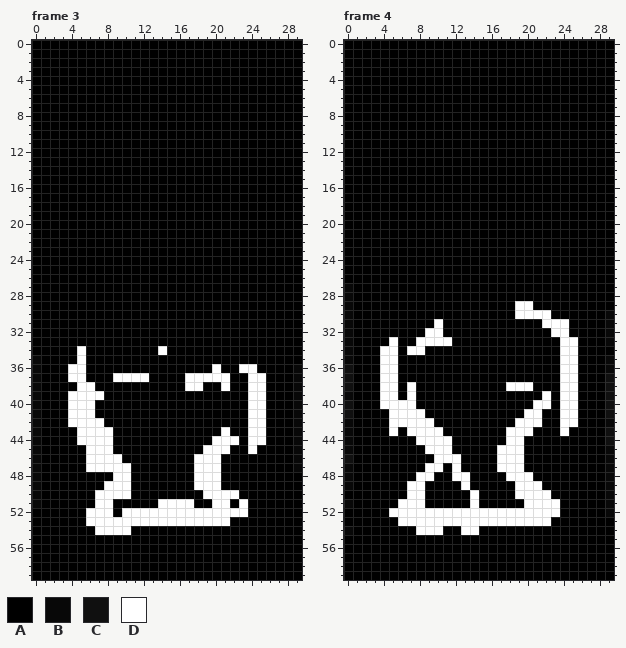
A animated GIF sprite gets an edit: images/processed/fire-sobel.gif. This is how it looked before the edit.
The file is 30x60 pixels, 33 frames. Colours within 5 levels of each other are drawn and written as one. Shown: frame 3, frame 4. The commit also changed other frames, which this record leaves out.
Palette (. is transparent): A #000000  B #080808  C #101010  D #ffffff
The same view after the edit:
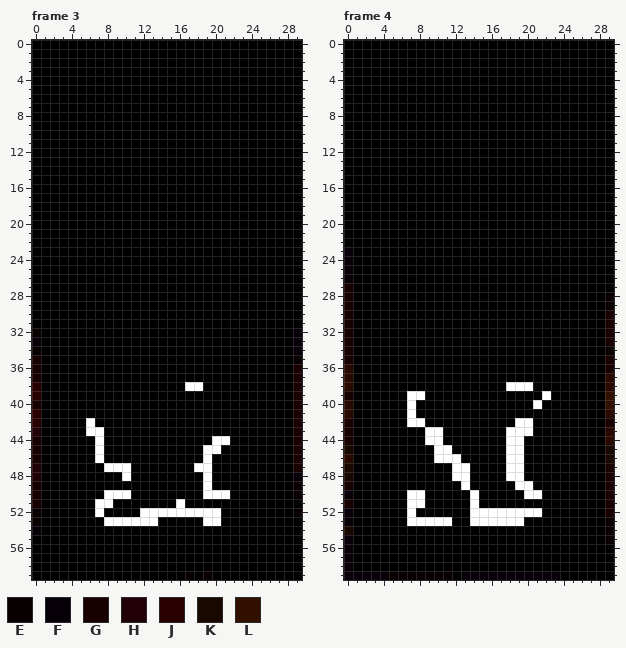
Colours new in this view: E #080000  F #080008  G #190000  H #210008  J #290000  K #190800  L #311000
The edit:
@@ palette @@
-C #101010
+C #290800
--- frame 3
@@ x 0..29 @@
 31 AAAAAAAAAAAAAAAAAAAAAAAAAAAAAA
-32 AAAAAAAAAAAAAAAAAAAAAAAAAAAAAA
-33 AAAAAAAAAAAAAAAAAAAAAAAAAAAAAA
-34 AAAAADAAAAAAAADAAAAAAAAAAAAAAA
-35 BAAAADAAAAAAAAAAAAAAAAAAAAAAAA
-36 BAAADDAAAAAAAAAAAAAADAADDAAAAB
-37 BAAADDAAADDDDAAAADDDDDAADDAAAB
-38 BAAAADDAAAAAAAAAADDAADAADDAAAB
-39 BAAADDDDAAAAAAAAAAAAAAAADDAAAB
-40 BAAADDDAAAAAAAAAAAAAAAAADDAAAB
-41 BAAADDDAAAAAAAAAAAAAAAAADDAAAB
-42 BAAADDDDAAAAAAAAAAAAAAAADDAAAB
-43 BAAAADDDDAAAAAAAAAAAADAADDAAAB
-44 BAAAADDDDAAAAAAAAAAADDDADDAAAB
-45 BAAAAADDDAAAAAAAAAADDDAADAAAAB
-46 BAAAAADDDDAAAAAAAADDDAAAAAAAAB
-47 BAAAAADDDDDAAAAAAADDDAAAAAAAAB
-48 BAAAAAAAADDAAAAAAADDDAAAAAAAAA
-49 BAAAAAAADDDAAAAAAADDDAAAAAAAAA
-50 BAAAAAADDDDAAAAAAAADDDDAAAAAAA
-51 BAAAAAADDAAAAADDDDAADDADAAAAAA
-52 AAAAAADDDADDDDDDDDDDDDDDAAAAAA
-53 AAAAAADDDDDDDDDDDDDDDDAAAAAAAA
-54 AAAAAAADDDDAAAAAAAAAAAAAAAAAAA
+32 EAAAAAAAAAAAAAAAAAAAAAAAAAAAAF
+33 FAAAAAAAAAAAAAAAAAAAAAAAAAAAAF
+34 EAAAAAAAAAAAAAAAAAAAAAAAAAAAAF
+35 GAAAAAAAAAAAAAAAAAAAAAAAAAAAAE
+36 GAAAAAAAAAAAAAAAAAAAAAAAAAAAAG
+37 GAAAAAAAAAAAAAAAAAAAAAAAAAAAAG
+38 JAAAAAAAAAAAAAAAADDAAAAAAAAAAG
+39 JAAAAAAAAAAAAAAAAAAAAAAAAAAAAG
+40 GAAAAAAAAAAAAAAAAAAAAAAAAAAAAG
+41 JAAAAAAAAAAAAAAAAAAAAAAAAAAAAG
+42 JAAAAADAAAAAAAAAAAAAAAAAAAAAAG
+43 HAAAAADDAAAAAAAAAAAAAAAAAAAAAG
+44 GAAAAAADAAAAAAAAAAAADDAAAAAAAG
+45 GAAAAAADAAAAAAAAAAADDAAAAAAAAG
+46 GAAAAAADAAAAAAAAAAADAAAAAAAAAG
+47 HAAAAAAADDDAAAAAAADDAAAAAAAAAG
+48 HAAAAAAAAADAAAAAAAADAAAAAAAAAF
+49 GAAAAAAAAAAAAAAAAAADAAAAAAAAAE
+50 GAAAAAAADDDAAAAAAAADDDAAAAAAAE
+51 GAAAAAADDAAAAAAADAAAAAAAAAAAAA
+52 EAAAAAADAAAADDDDDDDDDAAAAAAAAE
+53 EAAAAAAADDDDDDAAAAADDAAAAAAAAA
+54 FAAAAAAAAAAAAAAAAAAAAAAAAAAAAA
 55 AAAAAAAAAAAAAAAAAAAAAAAAAAAAAA
@@ x 15..21 @@
 58 AAAAAAA
-59 AAAAAAA
+59 AAEAEAA
--- frame 4
@@ x 0..29 @@
 22 AAAAAAAAAAAAAAAAAAAAAAAAAAAAAA
-23 AAAAAAAAAAAAAAAAAAAAAAAAAAAAAA
-24 AAAAAAAAAAAAAAAAAAAAAAAAAAAAAA
-25 AAAAAAAAAAAAAAAAAAAAAAAAAAAAAA
-26 AAAAAAAAAAAAAAAAAAAAAAAAAAAAAA
-27 BAAAAAAAAAAAAAAAAAAAAAAAAAAAAA
-28 BAAAAAAAAAAAAAAAAAAAAAAAAAAAAA
-29 BAAAAAAAAAAAAAAAAAADDAAAAAAAAA
-30 BAAAAAAAAAAAAAAAAAADDDDAAAAAAB
-31 BAAAAAAAAADAAAAAAAAAAADDDAAAAB
-32 BAAAAAAAADDAAAAAAAAAAAADDAAAAB
-33 BAAAADAADDDDAAAAAAAAAAAADDAAAB
-34 BAAADDADDAAAAAAAAAAAAAAADDAAAA
-35 BAAADDAAAAAAAAAAAAAAAAAADDAAAB
-36 CAAADDAAAAAAAAAAAAAAAAAADDAAAB
-37 CAAADDAAAAAAAAAAAAAAAAAADDAAAC
-38 CAAADDADAAAAAAAAAADDDAAADDAAAC
-39 BAAADDADAAAAAAAAAAAAAADADDAAAC
-40 CAAADDDDAAAAAAAAAAAAADDADDAAAC
-41 CAAAADDDDAAAAAAAAAAADDAADDAAAC
-42 BAAAADDDDDAAAAAAAAADDDAADDAAAB
-43 BAAAADADDDDAAAAAAADDDAAADAAAAC
-44 BAAAAAAADDDDAAAAAADDAAAAAAAAAC
-45 BAAAAAAAADDDAAAAADDDAAAAAAAAAB
-46 CAAAAAAAAADDDAAAADDDAAAAAAAAAB
-47 BAAAAAAAADDADAAAADDDAAAAAAAAAB
-48 BAAAAAAADDAADDAAAADDDAAAAAAAAB
-49 BAAAAAADDAAAADAAAAADDDAAAAAAAB
-50 AAAAAAADDAAAAADAAAADDDDAAAAAAB
-51 BAAAAADDDAAAAADAAAAADDDDAAAAAB
-52 AAAAADDDDDDDDDDDDDDDDDDDAAAAAB
-53 AAAAAADDDDDDDDDDDDDDDDDAAAAAAA
-54 BAAAAAAADDDAADDAAAAAAAAAAAAAAA
-55 AAAAAAAAAAAAAAAAAAAAAAAAAAAAAA
-56 AAAAAAAAAAAAAAAAAAAAAAAAAAAAAA
-57 AAAAAAAAAAAAAAAAAAAAAAAAAAAAAA
-58 AAAAAAAAAAAAAAAAAAAAAAAAAAAAAA
-59 AAAAAAAAAAAAAAAAAAAAAAAAAAAAAA
+23 FAAAAAAAAAAAAAAAAAAAAAAAAAAAAA
+24 FAAAAAAAAAAAAAAAAAAAAAAAAAAAAA
+25 FAAAAAAAAAAAAAAAAAAAAAAAAAAAAA
+26 FAAAAAAAAAAAAAAAAAAAAAAAAAAAAA
+27 GAAAAAAAAAAAAAAAAAAAAAAAAAAAAA
+28 GAAAAAAAAAAAAAAAAAAAAAAAAAAAAE
+29 GAAAAAAAAAAAAAAAAAAAAAAAAAAAAE
+30 GAAAAAAAAAAAAAAAAAAAAAAAAAAAAG
+31 GAAAAAAAAAAAAAAAAAAAAAAAAAAAAG
+32 GAAAAAAAAAAAAAAAAAAAAAAAAAAAAG
+33 GAAAAAAAAAAAAAAAAAAAAAAAAAAAAG
+34 GAAAAAAAAAAAAAAAAAAAAAAAAAAAAE
+35 GAAAAAAAAAAAAAAAAAAAAAAAAAAAAG
+36 CAAAAAAAAAAAAAAAAAAAAAAAAAAAAG
+37 CAAAAAAAAAAAAAAAAAAAAAAAAAAAAC
+38 CAAAAAAAAAAAAAAAAADDDAAAAAAAAC
+39 GAAAAAADDAAAAAAAAAAAAADAAAAAAL
+40 CAAAAAADAAAAAAAAAAAAADAAAAAAAL
+41 CAAAAAADAAAAAAAAAAAAAAAAAAAAAC
+42 GAAAAAADDAAAAAAAAAADDAAAAAAAAG
+43 GAAAAAAAADDAAAAAAADDDAAAAAAAAC
+44 GAAAAAAAADDAAAAAAADDAAAAAAAAAC
+45 KAAAAAAAAADDAAAAAADDAAAAAAAAAK
+46 CAAAAAAAAADDDAAAAADDAAAAAAAAAK
+47 KAAAAAAAAAAADDAAAADDAAAAAAAAAG
+48 KAAAAAAAAAAADDAAAADDAAAAAAAAAG
+49 GAAAAAAAAAAAADAAAAADDAAAAAAAAG
+50 FAAAAAADDAAAAADAAAAADDAAAAAAAG
+51 GAAAAAADDAAAAADAAAAAAAAAAAAAAG
+52 FAAAAAADAAAAAADDDDDDDDAAAAAAAG
+53 FAAAAAADDDDDAADDDDDDAAAAAAAAAE
+54 KAAAAAAAAAAAAAAAAAAAAAAAAAAAAE
+55 FAAAAAAAAAAAAAAAAAAAAAAAAAAAAE
+56 FAAAAAAAAAAAAAAAAAAAAAAAAAAAAA
+57 FAAAAAAAAAAAAAAAAAAAAAAAAAAAAA
+58 FAAAAAAAAAAAAAAAAAAAAAAAAAAAAA
+59 FFFFFEEEEEEEAFFFFFFFFFFFAAAAAA
Changed places in both pictures, as pixel boxes (x1, y1, x2, y2):
changed: (32, 328, 302, 535)
changed: (185, 571, 212, 580)
changed: (344, 247, 614, 580)
